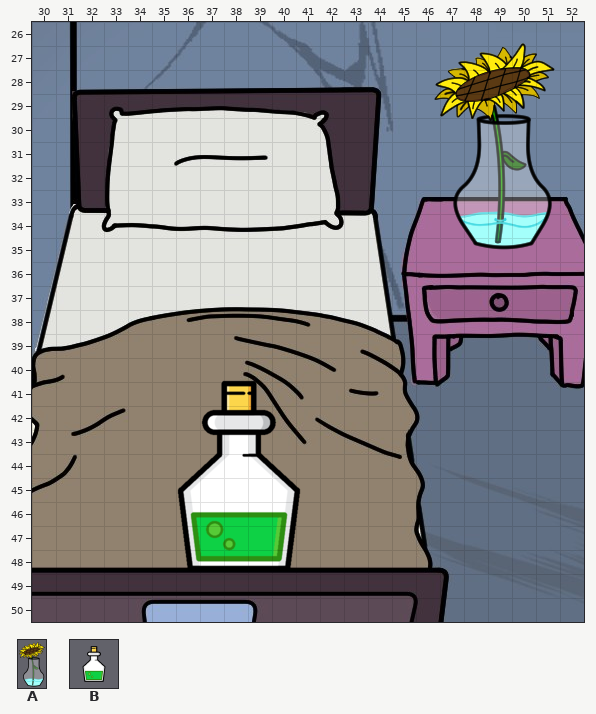
Two versions of a level (Tiled map, TCH/bin/maps/Room297.tmx). Above is the file before it was changed.
Cells are 24x24 px. Shown: x 30..52, y 26..50.
Key: from "Objects": A 14 "girasol", B 21 "healthPotion".
Objects are placed by their top-left corner, in cells (3,4 is the top-left corner of cell 3,4); size is 1x1 cell unless given.
Layers that did not change in this view are not listed.
Objects on layer "Solidos" before:
B "healthPotion" at 33.3,39.6 size 10.7x10.7
Objects on layer "Interactuables" before:
A "girasol" at 46.6,26.5 size 5.4x9.2
The result:
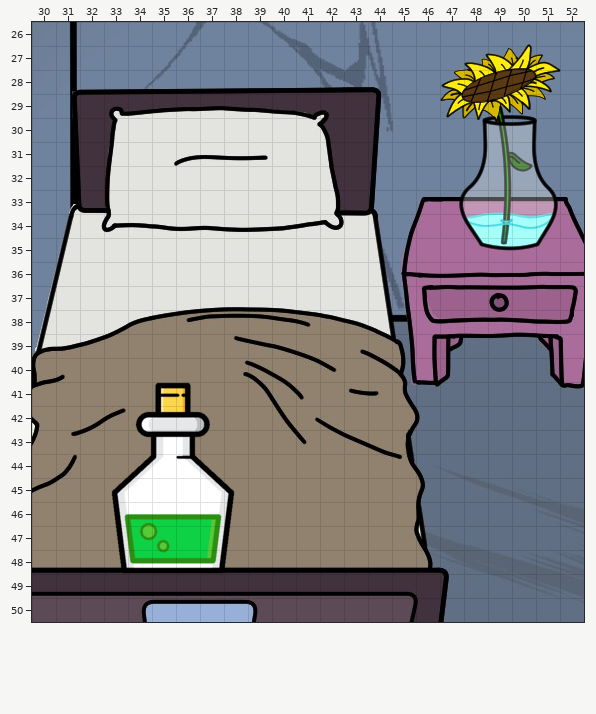
What changed:
Layer "Solidos":
removed: B "healthPotion" at 33.3,39.6 size 10.7x10.7
Layer "Interactuables":
changed: A "girasol" at 46.6,26.5 size 5.4x9.2 -> A "girasol" at 46.8,26.5 size 5.4x9.2
added: B "healthPotion" at 30.6,39.7 size 10.7x10.7
